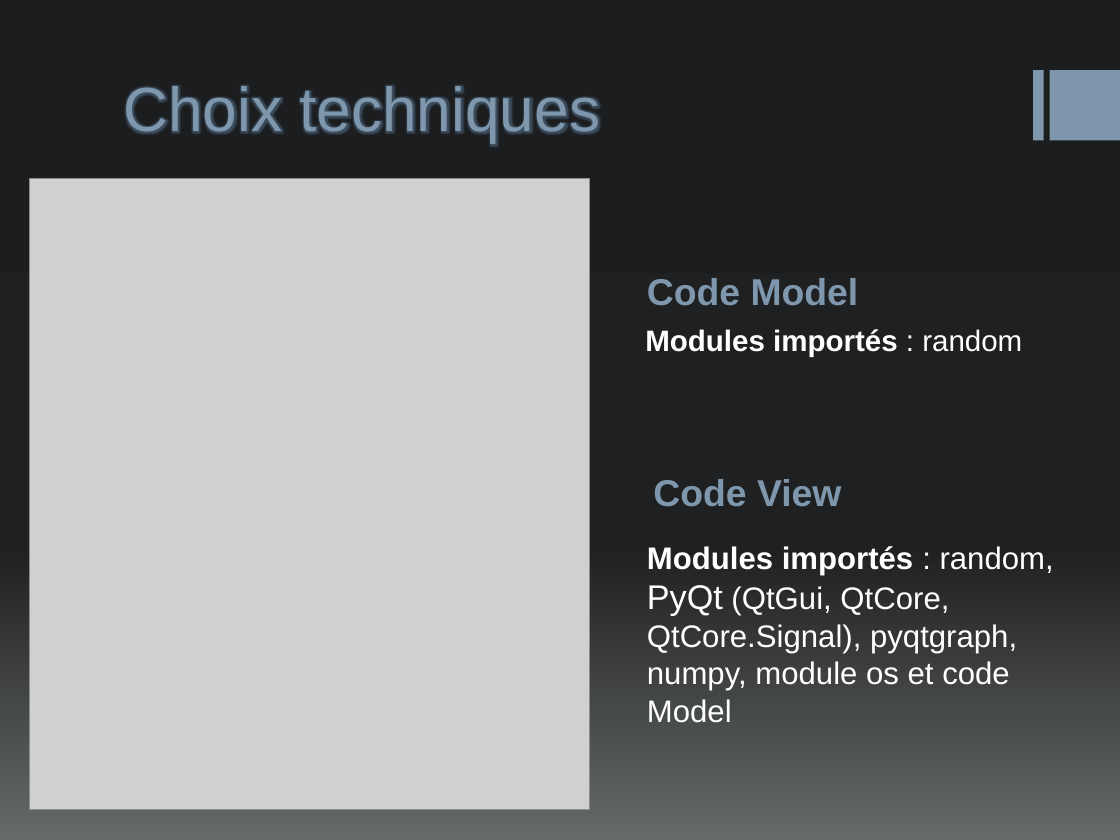
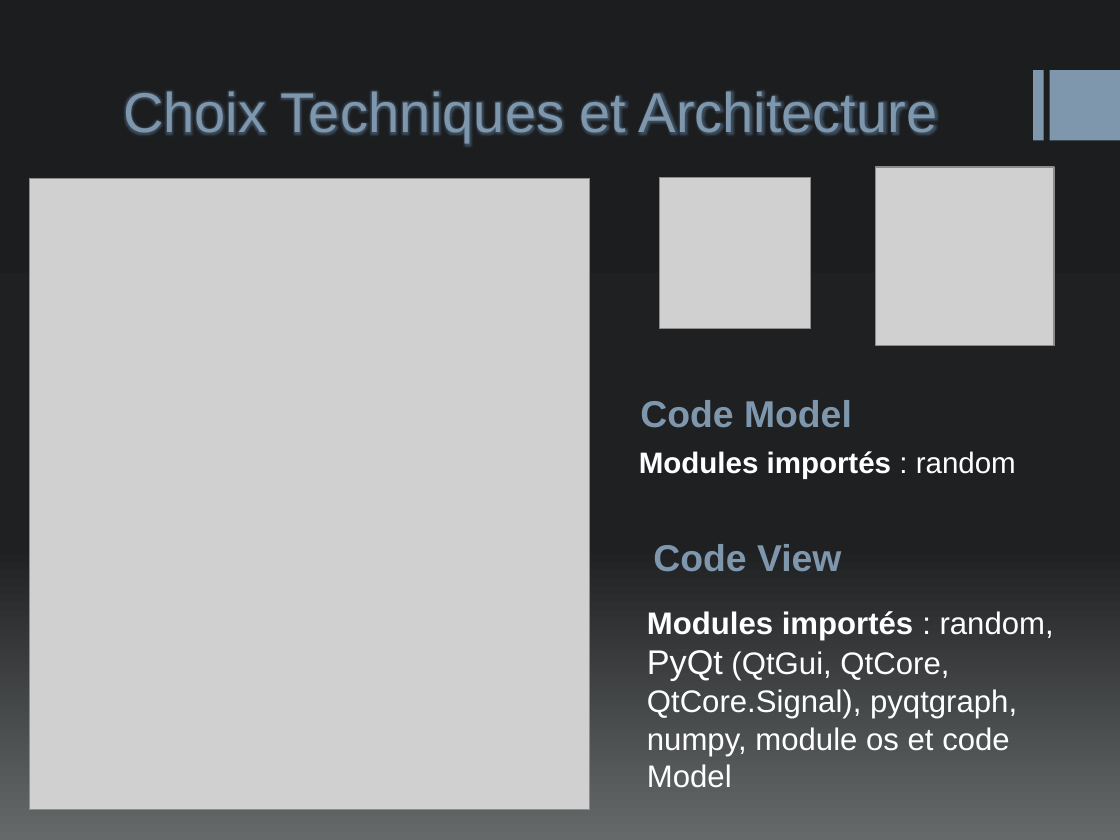
Before and after one commit to MarionTormento/ProjetTDLOG, a slide deck: slide 4 of Pres_TDLOG.pptx. Drawn at 1120x840 pixels with LibreOffice and Linux fonts; fonts in the diff are those of the drawing; grey boxes stand for pictures. Boxes give left, top, right and bottom in pixels: in the first picture for what was removed or moved away, otherwise in the second. Text is boxed around its words. In the diff, an @@ line names an element or a change of style, - is before the commit and + after.

```diff
--- a/Pres_TDLOG.pptx
+++ b/Pres_TDLOG.pptx
@@ title at [123, 91, 938, 142]: text changed; size 40 to 36 pt @@
-Choix techniques
+Choix Techniques et Architecture
@@ picture added at [660, 177, 811, 328] @@
@@ picture added at [876, 167, 1054, 345] @@
@@ text "Code Model": place and size @@
-text "Code Model" at [647, 278, 859, 306]
+text "Code Model" at [640, 400, 852, 428]
@@ text "Modules importés : random": place and size @@
-text "Modules importés : random" at [645, 329, 1022, 356]
+text "Modules importés : random" at [639, 451, 1016, 478]
@@ text "Code View": place and size @@
-text "Code View" at [653, 479, 841, 507]
+text "Code View" at [653, 544, 841, 572]
@@ text "Modules importés : random, PyQt ...": place and size @@
-text "Modules importés : random, PyQt ..." at [647, 546, 1054, 723]
+text "Modules importés : random, PyQt ..." at [647, 611, 1054, 788]
```
Also in this commit, not shown: 2 other slides changed, 1 slide added, 4 other files.
